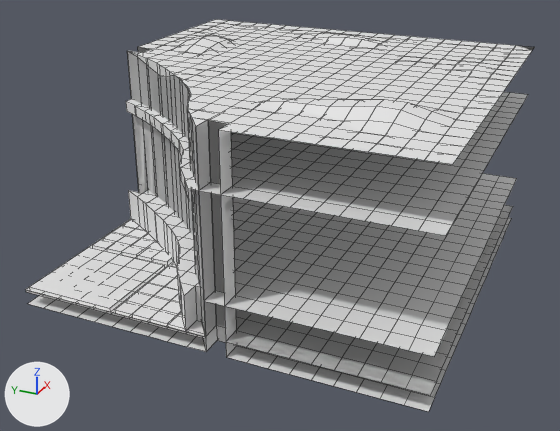
An edit to the FBX model Assets/Data/Level/Biomes/AbyssalRuins/Models/K_Floor_Rock_3.fbx, drawn before and after from the same camera.
The view is the same before and after, from a 50 mm lens placed at (-8.73, -3.7, 4.74), pointed at (-0.34, 0.08, 0.55). The lights are fixed; the arrows at lower left show +X, +Y and +Z. The picture after the commit comes second. Mesh edges are drawn as thin lines. Where no turn or scale is listed for an object, it has been applied to the vertices.

Objects in the first picture: 'K_Floor_Rock_3', 'K_Floor_Rock_3_ColGround0', 'K_Floor_Rock_3_ColGround1', 'K_Floor_Rock_3_ColWall1'.
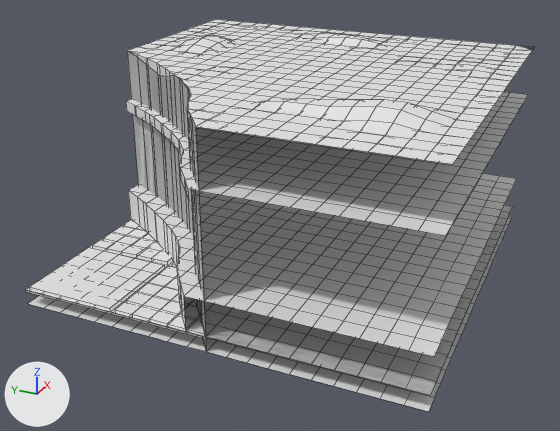
What changed in the scene script:
```text
Change me_k_floor_rock_3:
    verts and faces of me_k_floor_rock_3; kept vertices keep their numbers, new ones are numbered from 1858
    remove me_k_floor_rock_3.from_pydata(...)  # 1858 vertices, 1294 faces; spans x -2.5..2.5, y -2.5..2.5, z -0.03..2.52
    add me_k_floor_rock_3.from_pydata(...)  # 1850 vertices, 1286 faces; spans x -2.5..2.5, y -2.5..2.5, z -0.03..2.52
    me_k_floor_rock_3 part 1
    add delete_vertices([614, 618, 1029, 1030])  # with the faces that use them
    add faces += [(214, 215, 218, 217)]  # mat_walldark (white #e7e7e7)
    add faces += [(638, 639, 642, 641)]  # mat_walltop (white #e7e7e7)
    me_k_floor_rock_3 part 2
    add delete_vertices([634, 636, 1048, 1049])  # with the faces that use them
    add faces += [(362, 363, 384, 383)]  # mat_walldark (white #e7e7e7)
    add faces += [(797, 798, 819, 818)]  # mat_walltop (white #e7e7e7)
Change me_k_floor_rock_3_colground1:
    verts and faces of me_k_floor_rock_3_colground1; kept vertices keep their numbers, new ones are numbered from 780
    remove me_k_floor_rock_3_colground1.from_pydata(...)  # 780 vertices, 721 faces; spans x -2.5..2.5, y -2.5..2.5, z -0.2..0.0
    add me_k_floor_rock_3_colground1.from_pydata(...)  # 780 vertices, 719 faces; spans x -2.5..2.5, y -2.5..2.5, z -0.2..0.0
    me_k_floor_rock_3_colground1 part 5
    add delete_faces([(159, 160, 411, 412), (159, 412, 414, 180), (180, 414, 415, 181)])
    add faces += [(159, 160, 181, 180), (411, 412, 414, 415)]
    other edits to the shape of me_k_floor_rock_3_colground1 do not show in these pictures
Change me_k_floor_rock_3_colwall1:
    verts and faces of me_k_floor_rock_3_colwall1; kept vertices keep their numbers, new ones are numbered from 780
    remove me_k_floor_rock_3_colwall1.from_pydata(...)  # 780 vertices, 721 faces; spans x -2.5..2.5, y -2.5..2.5, z 0.0..2.4
    add me_k_floor_rock_3_colwall1.from_pydata(...)  # 780 vertices, 719 faces; spans x -2.5..2.5, y -2.5..2.5, z 0.0..2.4
    me_k_floor_rock_3_colwall1 part 3
    add delete_faces([(0, 1, 390, 391), (1, 4, 394, 390), (3, 393, 394, 4)])
    add faces += [(0, 1, 4, 3), (390, 391, 393, 394)]
    me_k_floor_rock_3_colwall1 part 4
    add delete_faces([(159, 160, 411, 412), (159, 412, 414, 180), (180, 414, 415, 181)])
    add faces += [(159, 160, 181, 180), (411, 412, 414, 415)]
```

Pixel boxes (x1, y1, x2, y2) of what changed, in the pictures (560 x 431 px; the box of a moved part takes in the faces that stretch with it):
part 1 of me_k_floor_rock_3, built on
    before: (138, 47, 150, 52)
    after: (129, 185, 147, 193)
part 2 of me_k_floor_rock_3, cut back
    before: (184, 121, 236, 341)
    after: (184, 286, 215, 301)
part 3 of me_k_floor_rock_3_colwall1, moved or reshaped (not visible before)
    after: (128, 47, 151, 52)
part 4 of me_k_floor_rock_3_colwall1, moved or reshaped
    before: (199, 120, 236, 331)
    after: (196, 120, 236, 342)
part 5 of me_k_floor_rock_3_colground1, moved or reshaped
    before: (206, 325, 237, 357)
    after: (207, 340, 237, 357)
